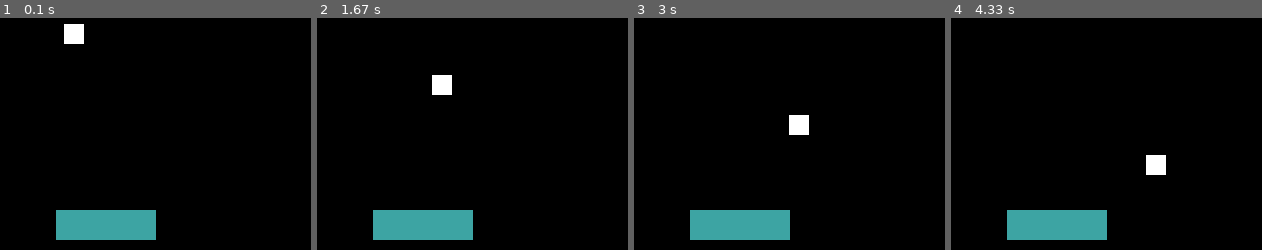
Above: before the commit, frames 1-4 (left to right).
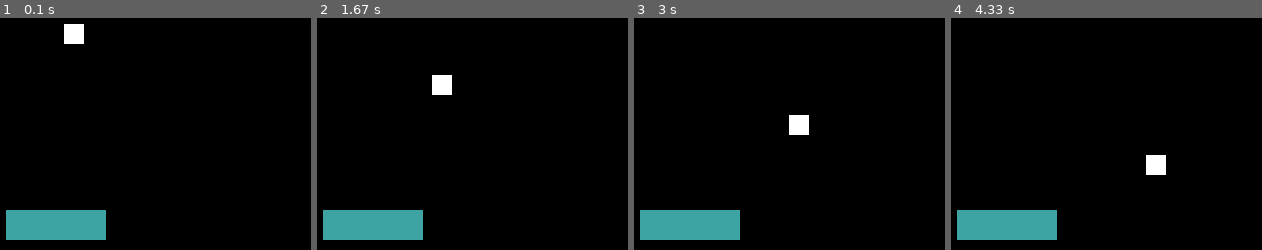
Above: after the commit, the same moments.

Repository: angelo-filho/activity-4-5
Game: pygame game, started from breakout/breakout.py
Same seed, same stepped clock (60 frames per second), same inputs: the game is played once before the commit and once after it.
Inputs:
- Up to frame 1 (0.1 s): no input
- Up to frame 2 (1.67 s): no input
- Up to frame 3 (3 s): no input
- Up to frame 4 (4.33 s): no input

The runs differ from the first frame. In frame 1, 4.2% of the frame differs, in the area x 1-51%, y 82-96%; in frame 2, 4.2%; in frame 3, 4.2%; in frame 4, 4.2%.

Commit message:
Add main menu

Diff:
--- a/breakout/breakout.py
+++ b/breakout/breakout.py
@@ -33,6 +33,12 @@
     pass
 
 
+def collision_ball_player():
+    global ball_dy
+    if ball.colliderect(bar) and ball_dy > 0:
+        ball_dy *= 1
+
+
 def draw_bricks():
     pass
 
@@ -41,7 +47,7 @@
 ball_dx = 1
 ball_dy = 1
 
-bar = pygame.rect.Rect(screen.get_width() / 2, height - 40, 100, 30)
+bar = pygame.rect.Rect((screen.get_width() / 2) - 50, height - 40, 100, 30)
 
 while run:
     for event in pygame.event.get():
--- a/pong2/mypongpygame.py
+++ b/pong2/mypongpygame.py
@@ -1,4 +1,6 @@
 import pygame
+from pygame import *
+import sys
 from random import randint
 from math import radians, cos, sin
 
@@ -6,6 +8,8 @@
 
 COLOR_BLACK = (0, 0, 0)
 COLOR_WHITE = (255, 255, 255)
+COLOR_GRAY_DARK = (134, 134, 134)
+COLOR_GRAY_DARKER = (104, 104, 104)
 
 SCORE_MAX = 2
 
@@ -25,6 +29,14 @@
 victory_text_rect = score_text.get_rect()
 victory_text_rect.center = (450, 350)
 
+
+def draw_text(text, font, color, surface, x, y):
+    textobj = font.render(text, 1, color)
+    textrect = textobj.get_rect()
+    textrect.topleft = (x, y)
+    surface.blit(textobj, textrect)
+
+
 # sound effects
 bounce_sound_effect = pygame.mixer.Sound('assets/bounce.wav')
 scoring_sound_effect = pygame.mixer.Sound('assets/258020__kodack__arcade-bleep-sound.wav')
@@ -40,18 +52,21 @@
 player_2 = player_2_image.get_rect().move(1180, 300)
 player_2_speed = 3
 
+
 # ball
 ball_image = pygame.image.load("assets/ball.png").convert()
 ball = ball_image.get_rect().move(640, 360)
 ball_dx = 1
 ball_dy = 1
-ball_speed = 7
+ball_speed = 5
+MIN_BALL_SPEED = 5
+MAX_BALL_SPEED = 9
 
 
 def randomize_angle():
     global ball_dx, ball_dy
 
-    random_angle = randint(45, 55)
+    random_angle = randint(20, 45)
     angle = radians(random_angle)
     ball_dx = cos(angle)
     ball_dy = sin(angle)
@@ -67,7 +82,7 @@
         ball_dx *= x_direction
     elif player_rect.centery - 15 < ball.centery < player_rect.centery + 15:
         ball_dy = 0
-        ball_dx *= x_direction * 2
+        ball_dx *= x_direction * 1.5
 
 
 # score
@@ -77,6 +92,58 @@
 # game loop
 game_loop = True
 game_clock = pygame.time.Clock()
+game_state = "Menu"
+
+
+# Menu loop
+def main_menu():
+    global game_state
+
+    click = False
+    while True:
+        screen.fill((0, 0, 0))
+
+        mx, my = pygame.mouse.get_pos()
+
+        draw_text("Pong", victory_font, (255, 255, 255), screen, screen.get_rect().centery + 80, 170)
+
+        button_1 = pygame.Rect(screen.get_rect().centery + 170, 370, 200, 60)
+        button_2 = pygame.Rect(screen.get_rect().centery + 170, 470, 200, 60)
+
+        color1 = COLOR_GRAY_DARK
+        color2 = COLOR_GRAY_DARK
+
+        if button_1.collidepoint((mx, my)):
+            color1 = COLOR_GRAY_DARKER
+            if click:
+                game_state = "Game"
+                break
+        if button_2.collidepoint((mx, my)):
+            color2 = COLOR_GRAY_DARKER
+            if click:
+                pygame.quit()
+                sys.exit()
+        pygame.draw.rect(screen, color1, button_1)
+        pygame.draw.rect(screen, color2, button_2)
+        draw_text("Play", score_font, (255, 255, 255), screen, screen.get_rect().centery + 185, button_1.y + 10)
+        draw_text("Exit", score_font, (255, 255, 255), screen, screen.get_rect().centery + 185, button_2.y + 10)
+
+        click = False
+        for event in pygame.event.get():
+            if event.type == QUIT:
+                pygame.quit()
+                sys.exit()
+            if event.type == KEYDOWN:
+                if event.key == K_ESCAPE:
+                    pygame.quit()
+                    sys.exit()
+            if event.type == MOUSEBUTTONDOWN:
+                if event.button == 1:
+                    click = True
+
+        pygame.display.update()
+        game_clock.tick(60)
+
 
 while game_loop:
 
@@ -96,8 +163,11 @@
             if event.key == pygame.K_DOWN:
                 player_1_move_down = False
 
+    if game_state == "Menu":
+        main_menu()
+
     # checking the victory condition
-    if score_1 < SCORE_MAX and score_2 < SCORE_MAX:
+    if score_1 < SCORE_MAX and score_2 < SCORE_MAX and game_state == "Game":
         # clear screen
         screen.fill(COLOR_BLACK)
 
@@ -111,12 +181,14 @@
 
         # ball collision with the player 1 's paddle
         if ball.colliderect(player_1) and ball_dx < 0:
+            ball_speed = min(ball_speed + 0.2, MAX_BALL_SPEED)
             randomize_angle()
             change_angle(player_1, 1)
             bounce_sound_effect.play()
 
         # ball collision with the player 2 's paddle
-        if ball.colliderect(player_2) and ball_dx > 0:
+        elif ball.colliderect(player_2) and ball_dx > 0:
+            ball_speed = min(ball_speed + 0.2, MAX_BALL_SPEED)
             randomize_angle()
             change_angle(player_2, -1)
             bounce_sound_effect.play()
@@ -128,6 +200,7 @@
             ball_dy *= -1
             ball_dx *= -1
             score_2 += 1
+            ball_speed = MIN_BALL_SPEED
             scoring_sound_effect.play()
         elif ball.x > 1320:
             ball.x = 640
@@ -135,6 +208,7 @@
             ball_dy *= -1
             ball_dx *= -1
             score_1 += 1
+            ball_speed = MIN_BALL_SPEED
             scoring_sound_effect.play()
 
         # ball movement
@@ -167,6 +241,7 @@
         elif player_2.centery > ball.y:
             player_2.y -= player_2_speed
 
+        # player 2 "Artificial Intelligence" collides with up and down wall
         if player_2.y <= 0:
             player_2.y = 0
         elif player_2.y >= 570:
